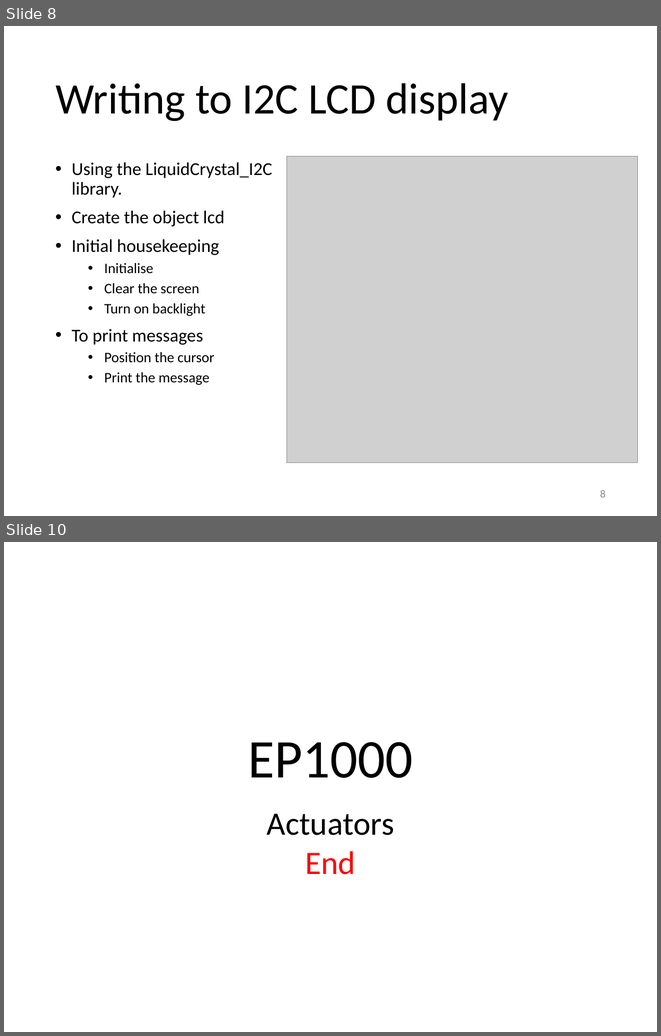
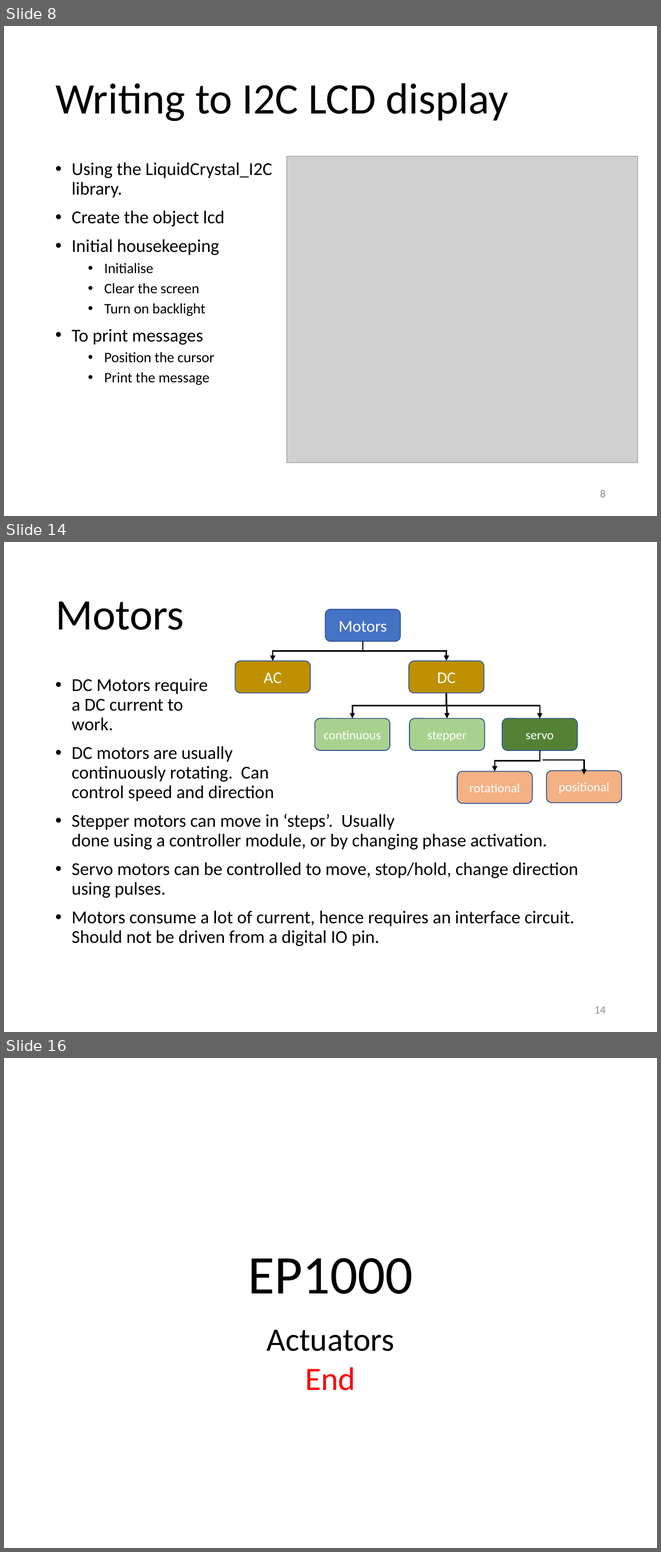
Before and after one commit to RDorville/digfab, a slide deck: presentations/ep1000_actuators/ep1000_actuators.pptx. Shown one above the other, each under a label of ours: slides 8 and 10 before the commit, slides 8, 14 and 16 after it; the slides between them are not shown. The pictures are 661x1036 and 661x1552 pixels, drawn with LibreOffice and Linux fonts; fonts in the diff are those of the drawing; grey boxes stand for pictures; background and template pictures are left out. Boxes give left, top, right and bottom in pixels: in the first picture for what was removed or moved away, otherwise in the second. Text is boxed around its words. In the diff, an @@ line names an element or a change of style, - is before the commit and + after.

```diff
--- a/presentations/ep1000_actuators/ep1000_actuators.pptx
+++ b/presentations/ep1000_actuators/ep1000_actuators.pptx
@@ slide 14 added at (4, 542, 657, 1032), background #FFFFFF @@
@@ title added at (55, 601, 184, 630), 48 pt, text #000000 @@
+Motors
@@ text added at (72, 678, 578, 946), 20 pt, text #000000 @@
+• DC Motors require
+  a DC current to
+  work.
+• DC motors are usually
+  continuously rotating. Can
+  control speed and direction
+• Stepper motors can move in ‘steps’. Usually
+  done using a controller module, or by changing phase activation.
+• Servo motors can be controlled to move, stop/hold, change direction using pulses.
+• Motors consume a lot of current, hence requires an interface circuit.
+  Should not be driven from a digital IO pin.
@@ group added at (235, 609, 621, 803): 8 rounded rectangles, 6 elbow arrows, 1 arrow @@
+Motors
+AC
+DC
+continuous
+stepper
+servo
+rotational
+positional
@@ page number added at (594, 1006, 606, 1013), 12 pt, text #8C8C8C @@
+14
@@ what was slide 10 is now slide 16 @@
```
Also in this commit, not shown: 4 slides changed, 5 other slides added, 14 other files.
